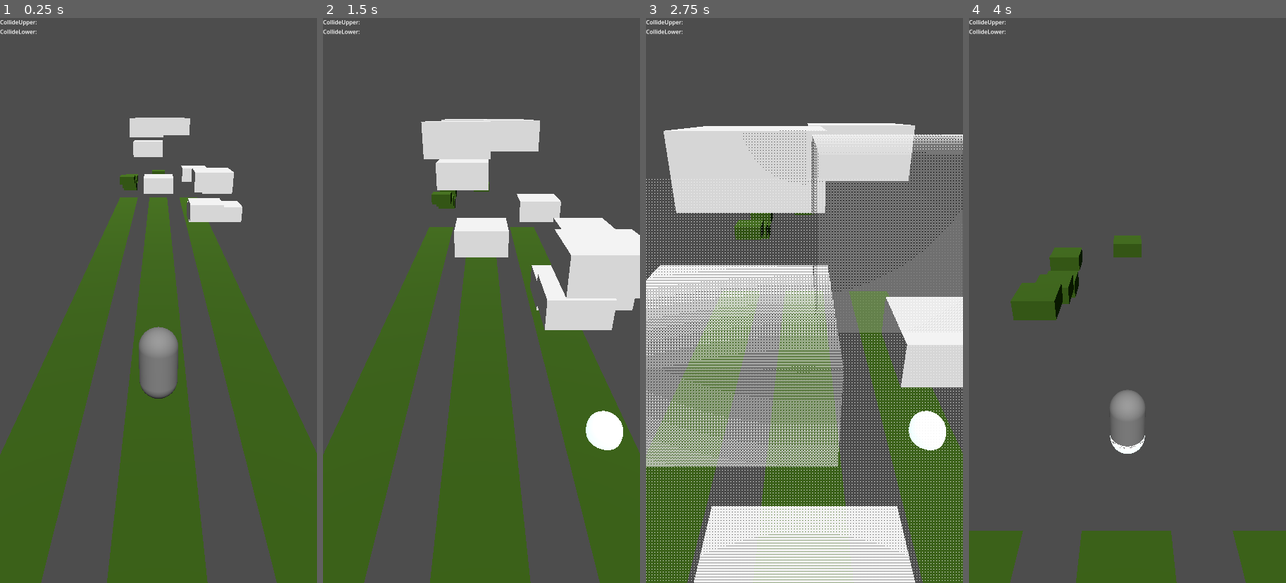
Above: before the commit, frames 1-4 (left to right).
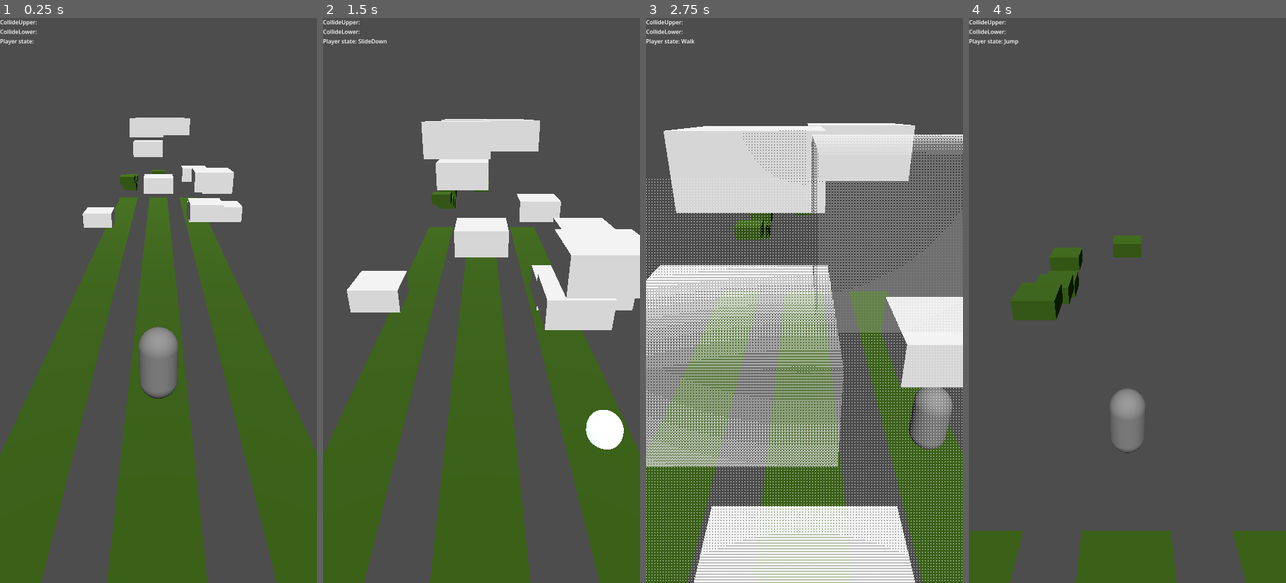
Above: after the commit, the same moments.

Repository: ythmxz/project-subway
Game: Godot game, scene res://Scenes/teste.tscn
The game is run twice, just before and just after one commit, with the same random seed, the same clock (stepped at 60 frames per second) and the same inputs. The project has no main scene, so this scene is started directly.
Inputs:
- Up to frame 1 (0.25 s): no input
- Up to frame 2 (1.5 s): hold Right (ui_right) 0.53-1.28 s; hold Down (ui_down) from 1.28 s (still down)
- Up to frame 3 (2.75 s): release Down (ui_down) at 2.03 s; hold Right (ui_right) from 2.03 s (still down)
- Up to frame 4 (4 s): release Right (ui_right) at 2.78 s; hold Up (ui_up) 2.78-3.53 s; hold Left (ui_left) from 3.53 s (still down)

The runs differ from the first frame. In frame 1, 0.4% of the frame differs, in the area x 0-37%, y 3-38%; in frame 2, 1.4%, in the area x 0-95%, y 3-77%; in frame 3, 1.2%; in frame 4, 0.2%.

Commit message:
consertando alguns estados e melhorando a hitbox

Diff:
--- a/Lib/state_machine.gd
+++ b/Lib/state_machine.gd
@@ -4,7 +4,7 @@
 @export var default_state: NodePath
 @onready var current_state := get_node(default_state)
 
-signal on_transition(old: Node2D, new: Node2D)
+signal transitioned(old: Node2D, new: Node2D)
 
 func get_state_name() -> StringName:
 	return current_state.name
@@ -18,7 +18,7 @@
 	current_state = new_state
 	current_state.enter()
 
-	on_transition.emit(old_state, new_state)
+	transitioned.emit(old_state, new_state)
 
-func process(delta: float) -> void:
+func _process(delta: float) -> void:
 	current_state.process(delta)
--- a/Objects/Player/player.gd
+++ b/Objects/Player/player.gd
@@ -11,9 +11,12 @@
 
 @onready var lower_front_area: Area3D = $LowerFrontArea
 @onready var upper_front_area: Area3D = $UpperFrontArea
+@onready var placeholder_model: MeshInstance3D = $PlaceholderModel
+@onready var placeholder_model_crouch: MeshInstance3D = $PlaceholderModelCrouch
 
 var l_collide_up: Debug.Entry = null
 var l_collide_lo: Debug.Entry = null
+var l_cur_state: Debug.Entry = null
 
 var is_dead := false
 
@@ -21,10 +24,9 @@
 	after_ready.call_deferred()
 
 func after_ready() -> void:
+	# (yohanan) pior código que eu escrevi faz um tempo...
 	l_collide_up = Debug.alloc_entry("CollideUpper", self)
 	l_collide_lo = Debug.alloc_entry("CollideLower", self)
-
-	# pior código que eu escrevi faz um tempo...
 	var sensors := [lower_front_area, upper_front_area]
 	var labels := [l_collide_lo, l_collide_up]
 	var callbacks := [on_lower_front_collision, on_upper_front_collision]
@@ -46,6 +48,11 @@
 			l.set_text("")
 		)
 
+	l_cur_state = Debug.alloc_entry("Player state", self)
+	sm.transitioned.connect(func(_old, new):
+		l_cur_state.set_text(new.name)
+	)
+
 func _physics_process(delta: float) -> void:
 	velocity.y -= 65 * delta
 	move_and_slide()
@@ -58,6 +65,9 @@
 		handle_input()
 
 	cur_lane = clampi(cur_lane, min_lane, max_lane)
+
+	if Input.is_action_just_pressed("debug_restart"):
+		get_tree().reload_current_scene()
 
 func handle_input():
 	if Input.is_action_just_pressed("ui_right"):
@@ -75,8 +85,13 @@
 	is_dead = true
 	died.emit()
 
-func on_lower_front_collision(body: Node3D) -> void:
+func set_crouch(crouch: bool) -> void:
+	placeholder_model.visible = not crouch
+	placeholder_model_crouch.visible = crouch
+	upper_front_area.monitoring = not crouch
+
+func on_lower_front_collision(_body: Node3D) -> void:
 	die()
 
-func on_upper_front_collision(body: Node3D) -> void:
+func on_upper_front_collision(_body: Node3D) -> void:
 	die()
--- a/Objects/Player/player.tscn
+++ b/Objects/Player/player.tscn
@@ -4,10 +4,10 @@
 [ext_resource type="Script" uid="uid://cydm7qancl1v3" path="res://Lib/state_machine.gd" id="2_3y5cq"]
 [ext_resource type="Script" uid="uid://uw7nnvd6m6d7" path="res://Objects/Player/state_walk.gd" id="3_2i4gt"]
 [ext_resource type="Script" uid="uid://86sav2cggk8" path="res://Objects/Player/state_jump.gd" id="4_0ar0x"]
-[ext_resource type="Script" uid="uid://bw2ktrwamgm1f" path="res://Objects/Player/slide_down.gd" id="4_x20fu"]
+[ext_resource type="Script" uid="uid://bw2ktrwamgm1f" path="res://Objects/Player/state_slide_down.gd" id="4_x20fu"]
 [ext_resource type="Script" uid="uid://yv1yyule1c22" path="res://Objects/Player/state_dash_down.gd" id="6_0ar0x"]
 
-[sub_resource type="CapsuleShape3D" id="CapsuleShape3D_fk1rg"]
+[sub_resource type="SphereShape3D" id="SphereShape3D_h0r8t"]
 
 [sub_resource type="CapsuleMesh" id="CapsuleMesh_3y5cq"]
 
@@ -25,7 +25,8 @@
 script = ExtResource("1_v0iea")
 
 [node name="CollisionShape3D" type="CollisionShape3D" parent="." unique_id=897709634]
-shape = SubResource("CapsuleShape3D_fk1rg")
+transform = Transform3D(1, 0, 0, 0, 1, 0, 0, 0, 1, -0.02100283, -0.5479983, 0)
+shape = SubResource("SphereShape3D_h0r8t")
 
 [node name="PlaceholderModel" type="MeshInstance3D" parent="." unique_id=670410289]
 mesh = SubResource("CapsuleMesh_3y5cq")
--- a/Objects/Player/slide_down.gd
+++ /dev/null
@@ -1,20 +0,0 @@
-extends State
-
-@onready var placeholder_model_crouch := $"../../PlaceholderModelCrouch"
-@onready var placeholder_model := $"../../PlaceholderModel"
-@onready var lower_front_area: Area3D = $"../../LowerFrontArea"
-@onready var upper_front_area: Area3D = $"../../UpperFrontArea"
-@onready var sm: StateMachine = $".."
-@onready var player := $"../.."
-
-func enter() -> void:
-	placeholder_model.visible = false
-	placeholder_model_crouch.visible = true
-	lower_front_area.monitoring = true
-	upper_front_area.monitoring = false
-
-func process(_delta: float) -> void:
-	pass
-
-func leave() -> void:
-	pass
--- a/Objects/Player/state_dash_down.gd
+++ b/Objects/Player/state_dash_down.gd
@@ -1,20 +1,16 @@
 extends State
 
-@onready var placeholder_model_crouch := $"../../PlaceholderModelCrouch"
-@onready var placeholder_model := $"../../PlaceholderModel"
-@onready var lower_front_area: Area3D = $"../../LowerFrontArea"
-@onready var upper_front_area: Area3D = $"../../UpperFrontArea"
+# TODO: talvez tirar esse estado (acho que fica ruim na hora de testar)
+
 @onready var sm: StateMachine = $".."
 @onready var player := $"../.."
 
 func enter() -> void:
-	placeholder_model.visible = false
-	placeholder_model_crouch.visible = true
-	lower_front_area.monitoring = true
-	upper_front_area.monitoring = false
+	player.set_crouch(true)
 
 func process(_delta: float) -> void:
-	pass
+	if player.is_on_floor():
+		sm.transition(^"SlideDown")
 
 func leave() -> void:
 	pass
--- a/Objects/Player/state_jump.gd
+++ b/Objects/Player/state_jump.gd
@@ -1,17 +1,10 @@
 extends State
 
-@onready var placeholder_model_crouch := $"../../PlaceholderModelCrouch"
-@onready var placeholder_model := $"../../PlaceholderModel"
-@onready var lower_front_area: Area3D = $"../../LowerFrontArea"
-@onready var upper_front_area: Area3D = $"../../UpperFrontArea"
 @onready var sm: StateMachine = $".."
 @onready var player := $"../.."
 
 func enter() -> void:
-	placeholder_model.visible = true
-	placeholder_model_crouch.visible = true
-	lower_front_area.monitoring = true
-	upper_front_area.monitoring = true
+	player.set_crouch(false)
 
 func process(_delta: float) -> void:
 	pass
--- /dev/null
+++ b/Objects/Player/state_slide_down.gd
@@ -0,0 +1,18 @@
+extends State
+
+@onready var sm: StateMachine = $".."
+@onready var player := $"../.."
+
+var timer: float
+
+func enter() -> void:
+	timer = 0.5
+	player.set_crouch(true)
+
+func process(delta: float) -> void:
+	timer = maxf(0.0, timer - delta)
+	if timer <= 0.0 and not Input.is_action_pressed("ui_down"):
+		sm.transition(^"Walk")
+
+func leave() -> void:
+	pass
--- a/Objects/Player/state_walk.gd
+++ b/Objects/Player/state_walk.gd
@@ -1,17 +1,10 @@
 extends State
 
-@onready var placeholder_model_crouch := $"../../PlaceholderModelCrouch"
-@onready var placeholder_model := $"../../PlaceholderModel"
-@onready var lower_front_area: Area3D = $"../../LowerFrontArea"
-@onready var upper_front_area: Area3D = $"../../UpperFrontArea"
 @onready var sm: StateMachine = $".."
 @onready var player := $"../.."
 
 func enter() -> void:
-	placeholder_model.visible = true
-	placeholder_model_crouch.visible = false
-	lower_front_area.monitoring = true
-	upper_front_area.monitoring = true
+	player.set_crouch(false)
 
 func process(_delta: float) -> void:
 	pass
--- a/Scenes/teste.tscn
+++ b/Scenes/teste.tscn
@@ -62,6 +62,9 @@
 
 [node name="StaticBody3D" parent="Scenery" unique_id=1856106637 instance=ExtResource("2_h0r8t")]
 transform = Transform3D(2, 0, 0, 0, 1, 0, 0, 0, 2, 0, 2.9033482, -21.355762)
+
+[node name="StaticBody3D18" parent="Scenery" unique_id=966018181 instance=ExtResource("2_h0r8t")]
+transform = Transform3D(2, 0, 0, 0, 1, 0, 0, 0, 2, -4.286576, 0.54529405, -21.355762)
 
 [node name="StaticBody3D7" parent="Scenery" unique_id=1997315788 instance=ExtResource("2_h0r8t")]
 transform = Transform3D(2, 0, 0, 0, 1, 0, 0, 0, 2, 3.9640965, 2.9033482, -21.355762)
--- a/project.godot
+++ b/project.godot
@@ -24,3 +24,11 @@
 window/size/viewport_width=900
 window/size/viewport_height=1600
 window/stretch/mode="viewport"
+
+[input]
+
+debug_restart={
+"deadzone": 0.2,
+"events": [Object(InputEventKey,"resource_local_to_scene":false,"resource_name":"","device":-1,"window_id":0,"alt_pressed":false,"shift_pressed":true,"ctrl_pressed":false,"meta_pressed":false,"pressed":false,"keycode":0,"physical_keycode":82,"key_label":0,"unicode":82,"location":0,"echo":false,"script":null)
+]
+}
Renamed: Objects/Player/slide_down.gd.uid -> Objects/Player/state_slide_down.gd.uid
